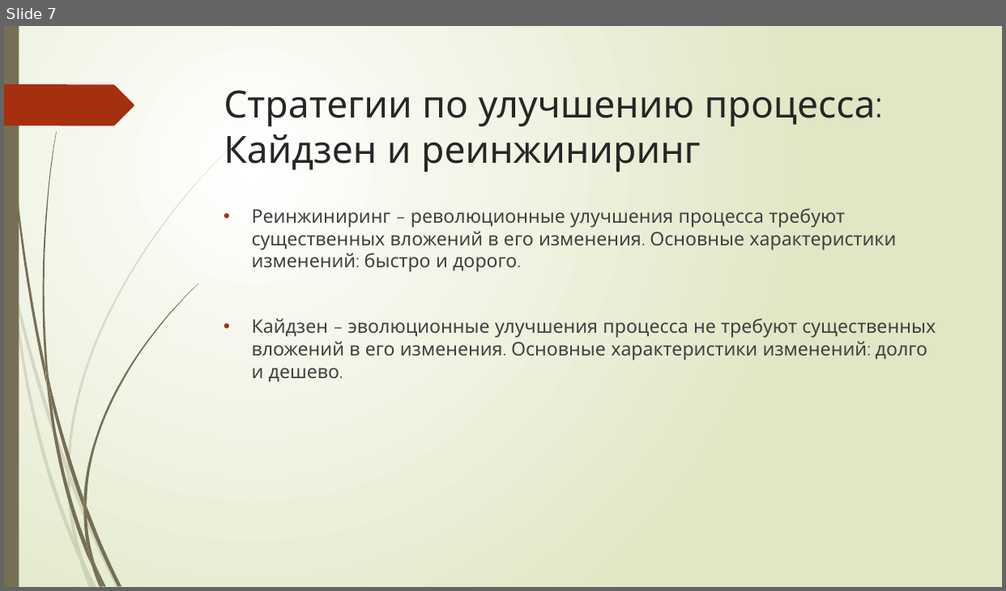
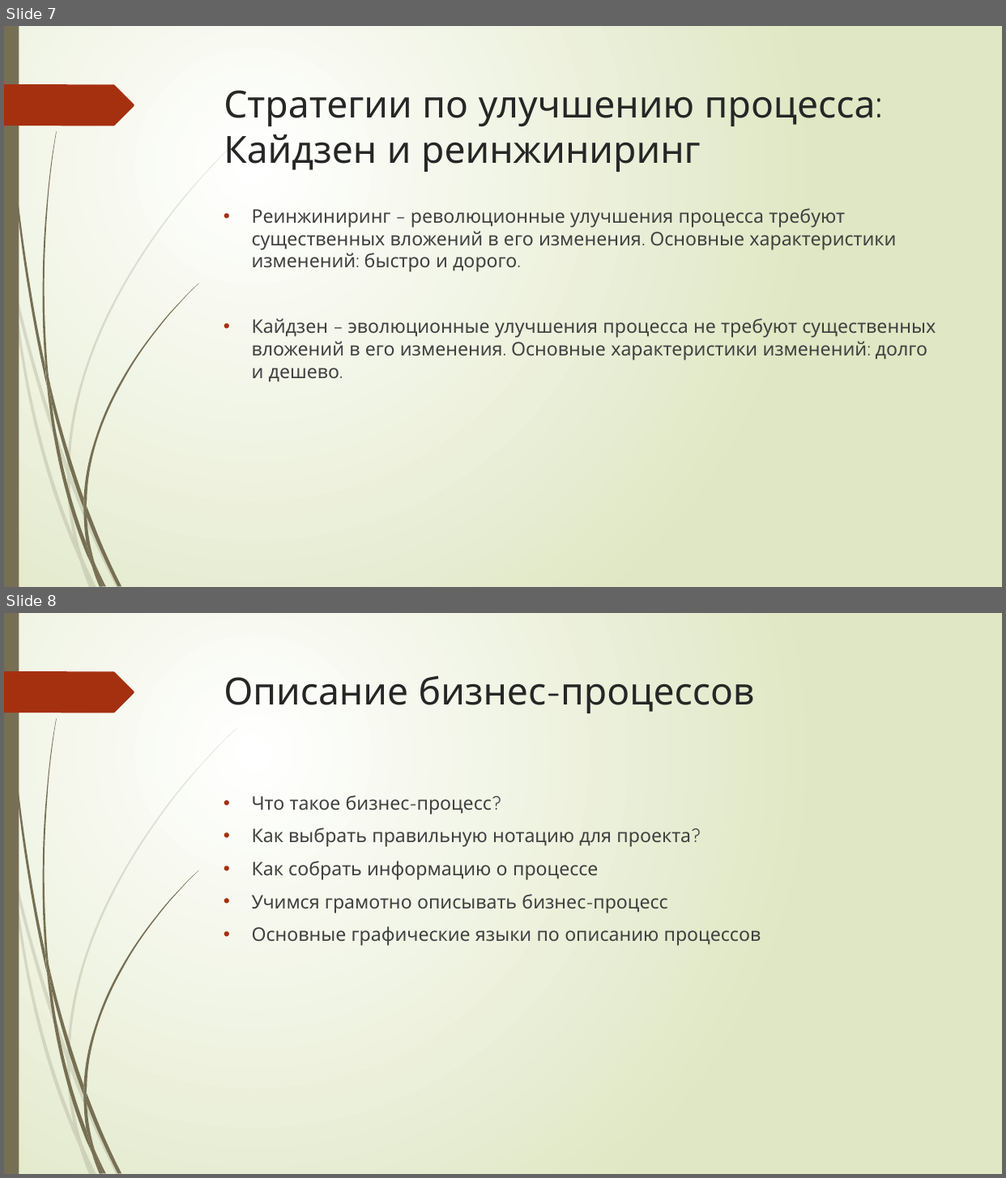
Before and after one commit to Vadilandus/Antonyuk-Vadim-Algoritm, a slide deck: Скиллбокс.pptx. Shown one above the other, each under a label of ours: slide 7 before the commit, slides 7 and 8 after it. The pictures are 1006x591 and 1006x1178 pixels, drawn with LibreOffice and Linux fonts; fonts in the diff are those of the drawing. Boxes give left, top, right and bottom in pixels: in the first picture for what was removed or moved away, otherwise in the second. Text is boxed around its words. In the diff, an @@ line names an element or a change of style, - is before the commit and + after.

```diff
--- a/Скиллбокс.pptx
+++ b/Скиллбокс.pptx
@@ slide 8 added at (4, 613, 1002, 1174), background gradient #FFFFFF to #DFE8C4; not listed: 24 template elements that a slide beside it also shows @@
@@ title added at (224, 675, 754, 713), 36 pt, text #262626 @@
+Описание бизнес-процессов
@@ text added at (252, 795, 761, 946), 18 pt, text #404040 @@
+• Что такое бизнес-процесс?
+• Как выбрать правильную нотацию для проекта?
+• Как собрать информацию о процессе
+• Учимся грамотно описывать бизнес-процесс
+• Основные графические языки по описанию процессов
```
Also in this commit, not shown: 13 other slides added.
